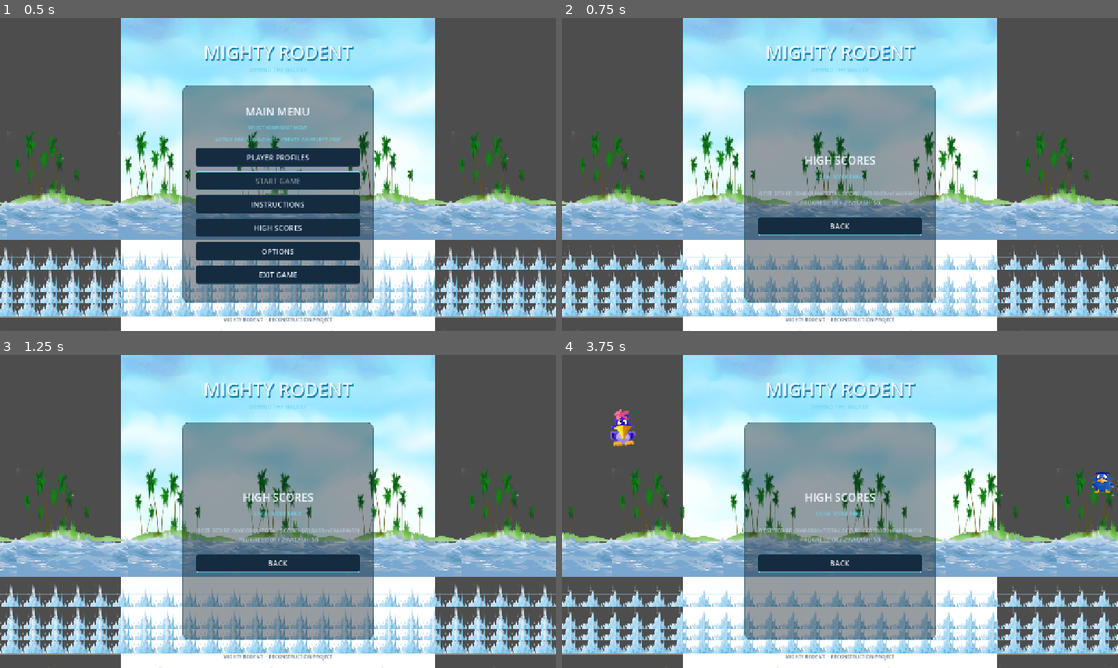
Above: before the commit, frames 1-4 (two rows, left to right).
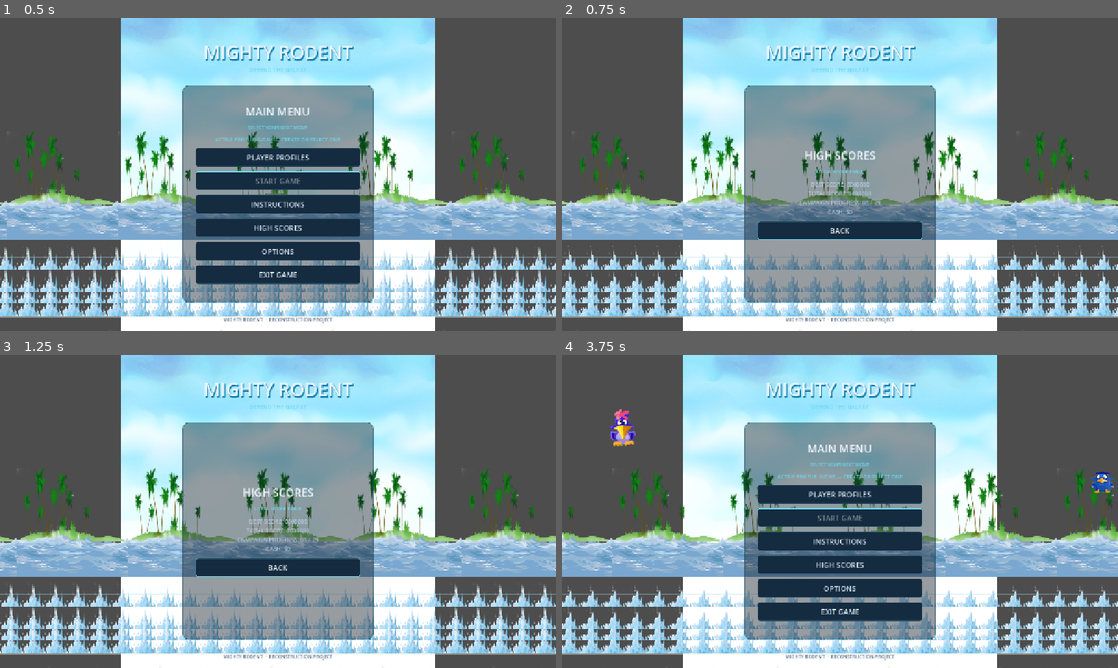
Above: after the commit, the same moments.

Repository: Iulian-hub/RUNAWAY-RABBIT-DECOMP
Game: Godot game, scene res://ui/main_menu.tscn
Two runs of this game, one before a commit and one after it. Both use one fixed random seed, a clock stepped at 60 frames per second and the inputs below. This scene is started directly instead of the project's main scene.
Inputs (mouse positions are in pixels of both pictures, inside the frame that each line leads up to):
- Up to frame 1 (0.5 s): no input
- Up to frame 2 (0.75 s): click "HIGH SCORES" at 0.5 s
- Up to frame 3 (1.25 s): no input
- Up to frame 4 (3.75 s): move the mouse to (962, 495) at 1.27 s; hold D (move_right) 1.28-2.03 s; right-click (962, 495) at 1.35 s; click (962, 495) at 1.42 s; move the mouse to (728, 527) at 2.02 s; hold A (move_left) 2.03-2.78 s; click (728, 527) at 2.1 s; move the mouse to (895, 442) at 2.77 s; hold D (move_right) from 2.78 s (still down); right-click (895, 442) at 2.85 s; move the mouse to (812, 574) at 3.52 s; click (812, 574) at 3.6 s

Frame 1 is identical in both runs. In frame 2, 1.8% of the frame differs, in the area x 35-65%, y 42-71%; in frame 3, 1.8%; in frame 4, 9.8%, in the area x 35-65%, y 28-86%.

Commit message:
Fix profile statistics line breaks

Diff:
--- a/runaway-rabbit-clona/scripts/ui/main_menu.gd
+++ b/runaway-rabbit-clona/scripts/ui/main_menu.gd
@@ -88,7 +88,7 @@
 
 func _show_scores() -> void:
 	var profile := ProfileManager.get_active_profile()
-	$MenuPanel/MenuContent/ScoresPage/EmptyScores.text = "BEST SCORE: %07d\\nTOTAL SCORE: %07d\\nCAMPAIGN PROGRESS: %02d / 29\\nCASH: $%d" % [int(profile.get("best_score", 0)), int(profile.get("total_score", 0)), int(profile.get("current_level", 1)), int(profile.get("cash", 0))]
+	$MenuPanel/MenuContent/ScoresPage/EmptyScores.text = "BEST SCORE: %07d\nTOTAL SCORE: %07d\nCAMPAIGN PROGRESS: %02d / 29\nCASH: $%d" % [int(profile.get("best_score", 0)), int(profile.get("total_score", 0)), int(profile.get("current_level", 1)), int(profile.get("cash", 0))]
 	_home_page.visible = false
 	_scores_page.visible = true
 	_options_page.visible = false
